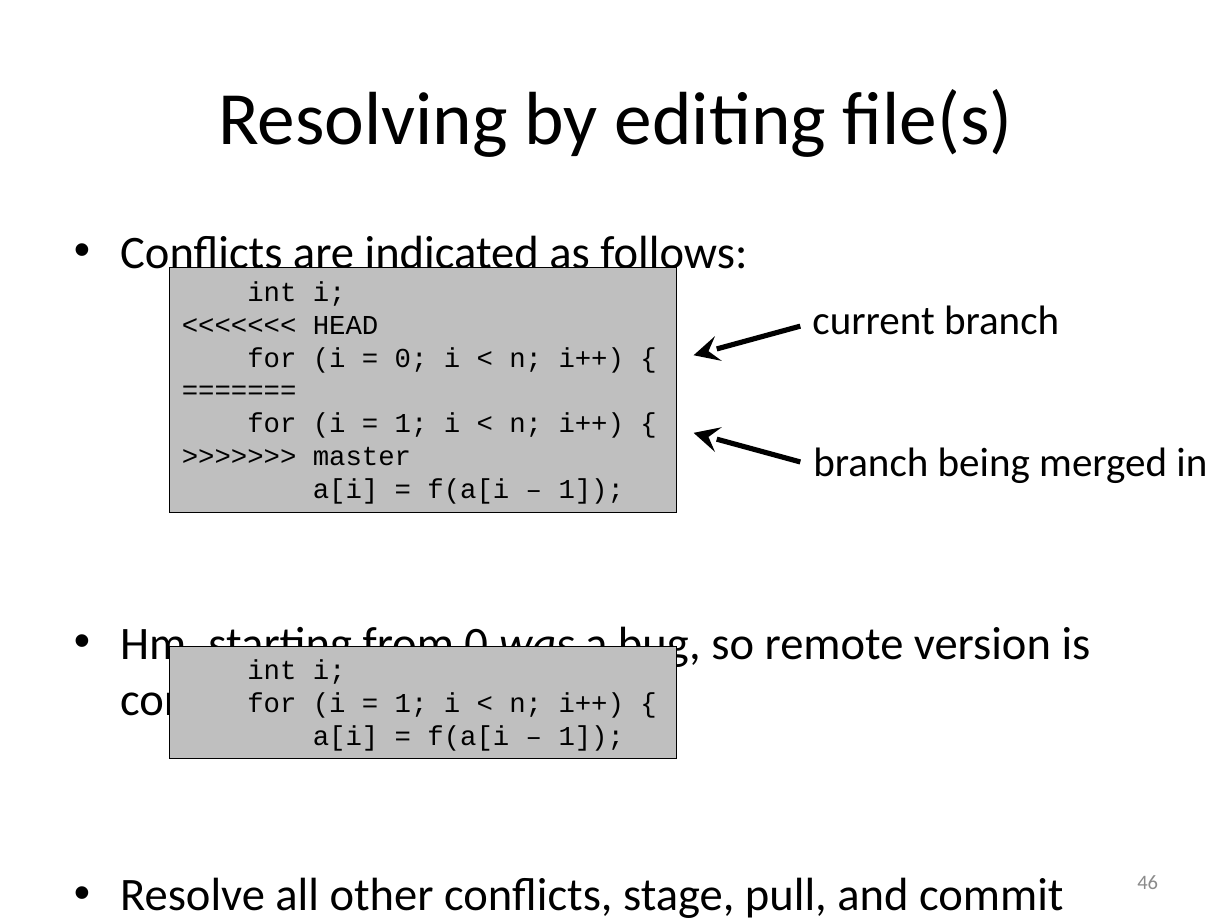
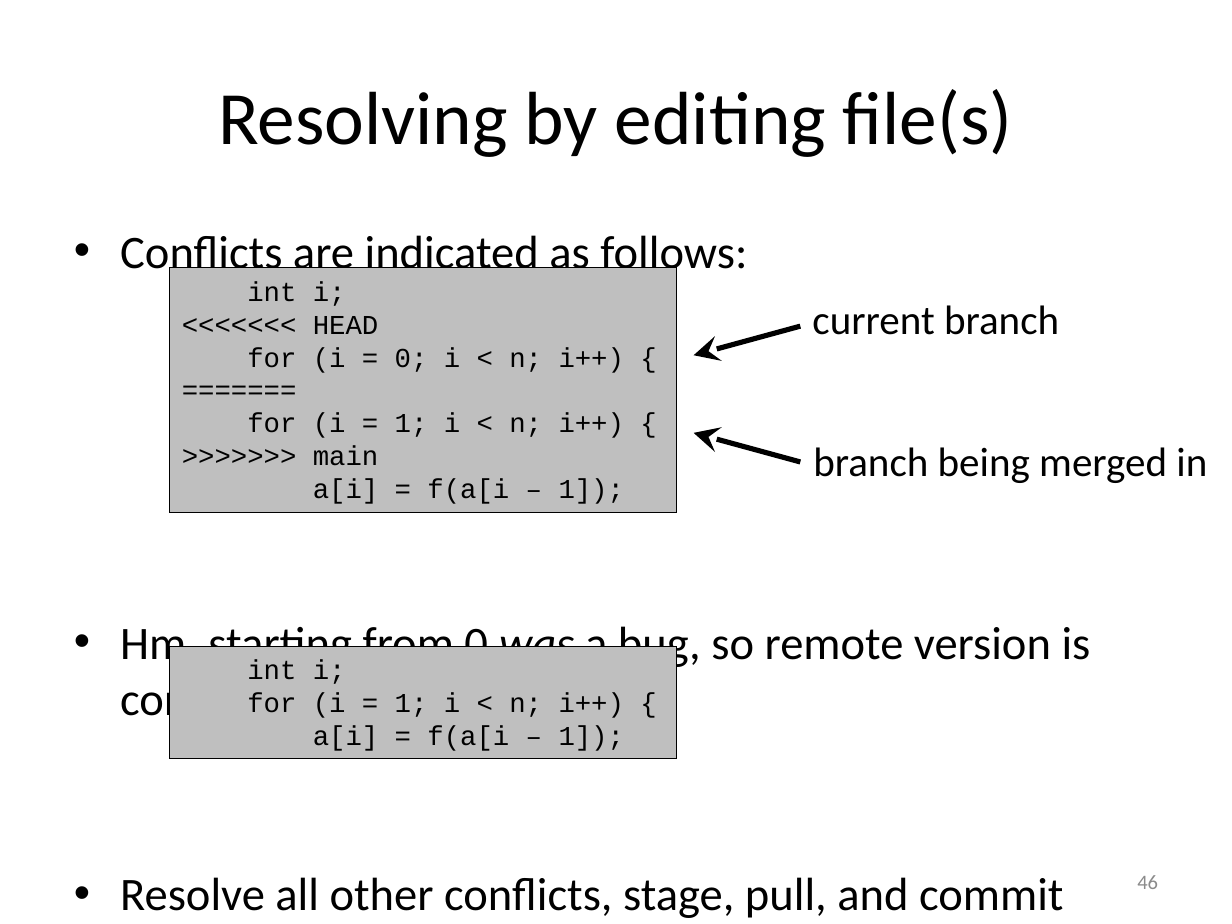
Before and after one commit to gjbex/Version-control-with-git, a slide deck: slide 46 of version_control_git.pptx. Drawn at 1232x924 pixels with LibreOffice and Linux fonts; fonts in the diff are those of the drawing. Boxes give left, top, right and bottom in pixels: in the first picture for what was removed or moved away, otherwise in the second. Text is boxed around its words. In the diff, an @@ line names an element or a change of style, - is before the commit and + after.

Commit message:
Change master to main branch
* Both Github and Gitlab now use `main` rather than `master` by default.

```diff
--- a/version_control_git.pptx
+++ b/version_control_git.pptx
@@ text in rectangle at (313,446,379,466): text changed @@
->>>>>>> master
+>>>>>>> main
```
Also in this commit, not shown: 13 other slides changed.
